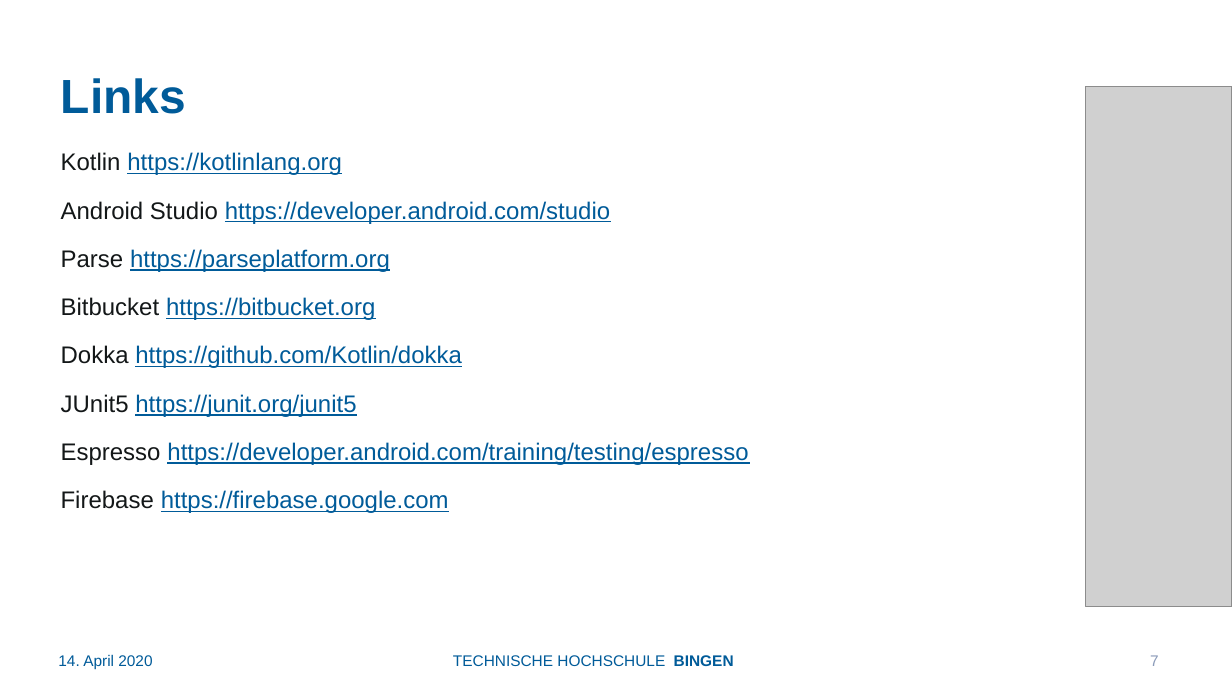
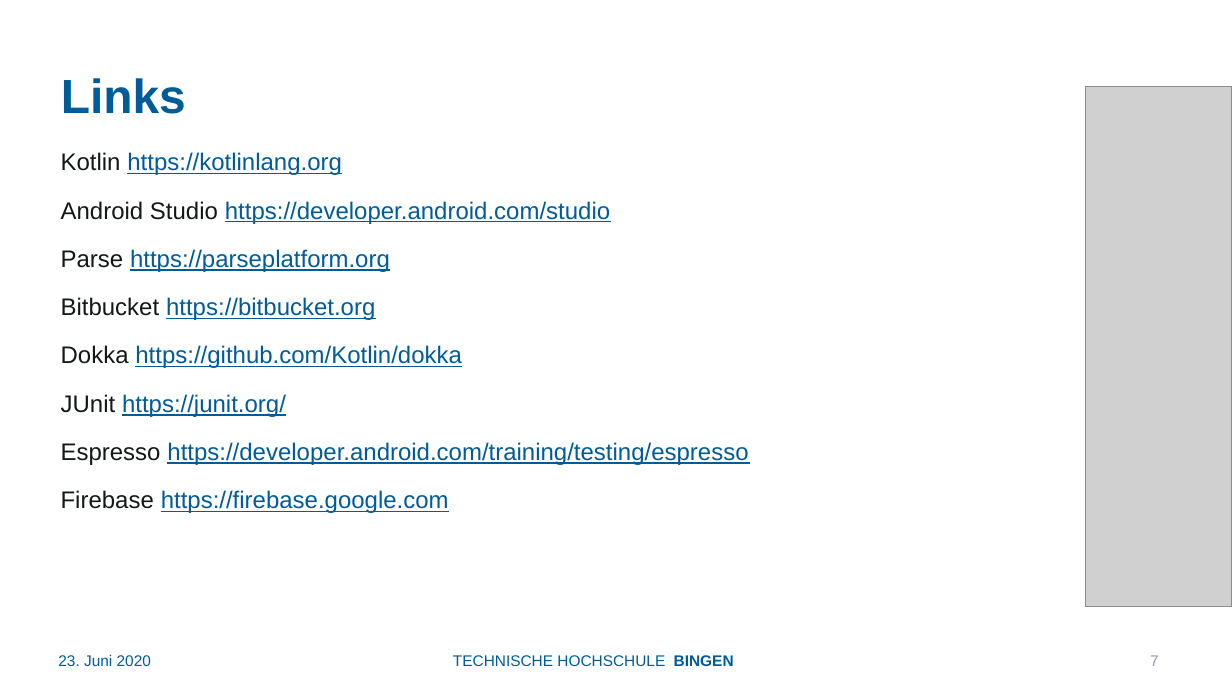
Before and after one commit to jnikodemus/projectearlybird, a slide deck: slide 7 of presentation/PraesentationAndroidWS2019.pptx. Drawn at 1232x693 pixels with LibreOffice and Linux fonts; fonts in the diff are those of the drawing; grey boxes stand for pictures. Boxes give left, top, right and bottom in pixels: in the first picture for what was removed or moved away, otherwise in the second. Text is boxed around its words. In the diff, an @@ line names an element or a change of style, - is before the commit and + after.

```diff
--- a/presentation/PraesentationAndroidWS2019.pptx
+++ b/presentation/PraesentationAndroidWS2019.pptx
@@ text at <box>61,394,286,417</box>: text changed @@
-JUnit5 https://junit.org/junit5
+JUnit https://junit.org/
@@ text at <box>58,654,151,666</box>: text changed @@
-14. April 2020
+23. Juni 2020
```
Also in this commit, not shown: 4 other slides changed, 1 slide added, 1 slide removed.
